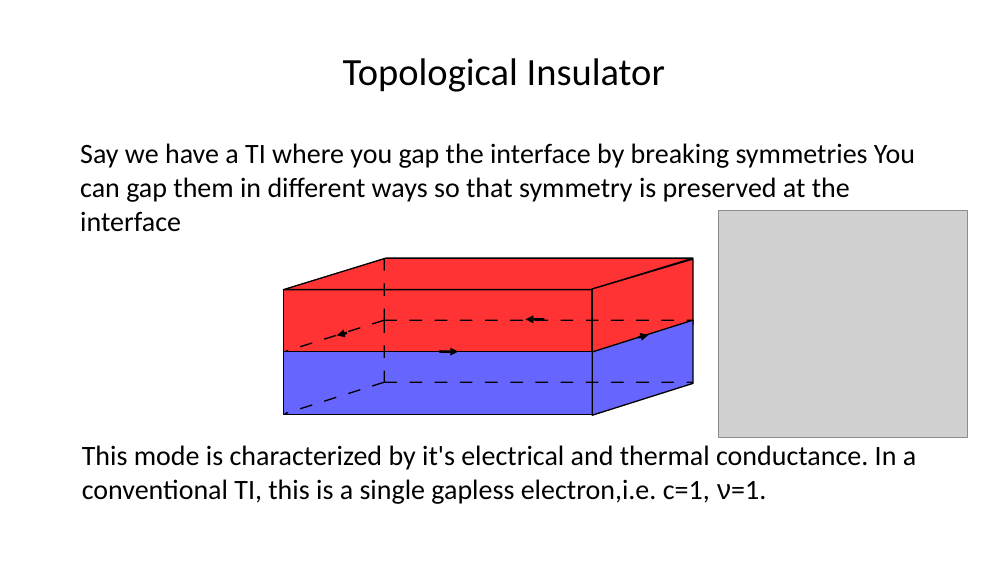
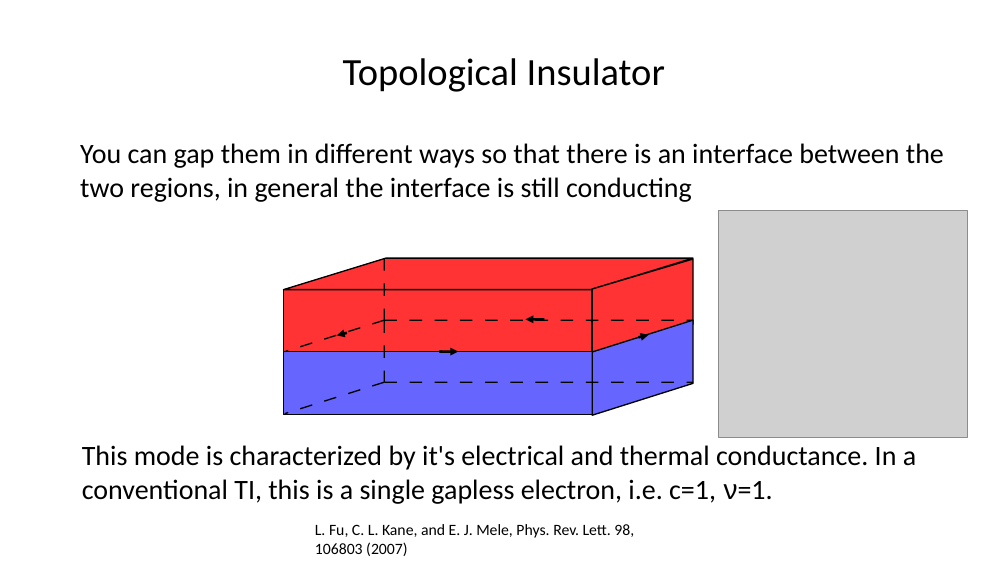
Before and after one commit to asirota12/Thesis, a slide deck: slide 14 of Thesis2.odp (slide 15 before the commit). Drawn at 1008x567 pixels with LibreOffice and Linux fonts; fonts in the diff are those of the drawing; grey boxes stand for pictures. Boxes give left, top, right and bottom in pixels: in the first picture for what was removed or moved away, otherwise in the second. Text is boxed around its words. In the diff, an @@ line names an element or a change of style, - is before the commit and + after.

```diff
--- a/Thesis2.odp
+++ b/Thesis2.odp
@@ text at (80,143,944,202): text changed @@
-Say we have a TI where you gap the interface by breaking symmetries You can gap them in different ways so that symmetry is preserved at the interface
+You can gap them in different ways so that there is an interface between the two regions, in general the interface is still conducting
@@ text at (82,445,916,504): spaces changed @@
-This mode is characterized by it's electrical and thermal conductance. In a conventional TI, this is a single gapless electron,i.e. c=1, ν=1.
+This mode is characterized by it's electrical and thermal conductance. In a conventional TI, this is a single gapless electron, i.e. c=1, ν=1.
@@ text added at (315,524,634,556), 18 pt, text #000000 @@
+L. Fu, C. L. Kane, and E. J. Mele, Phys. Rev. Lett. 98,
+106803 (2007)
```
Also in this commit, not shown: 21 other slides changed, 16 slides added, 2 slides removed, 23 other files.
